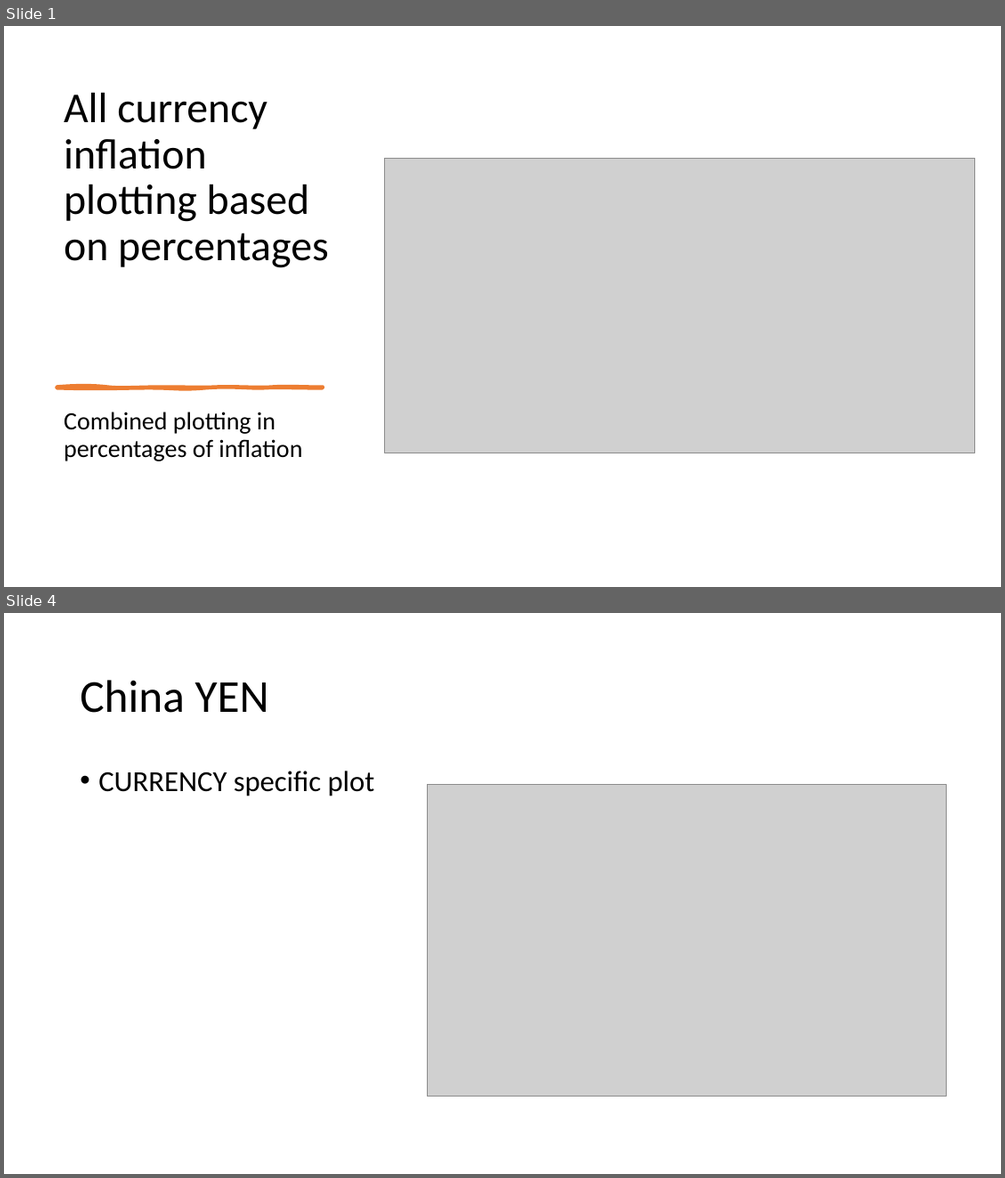
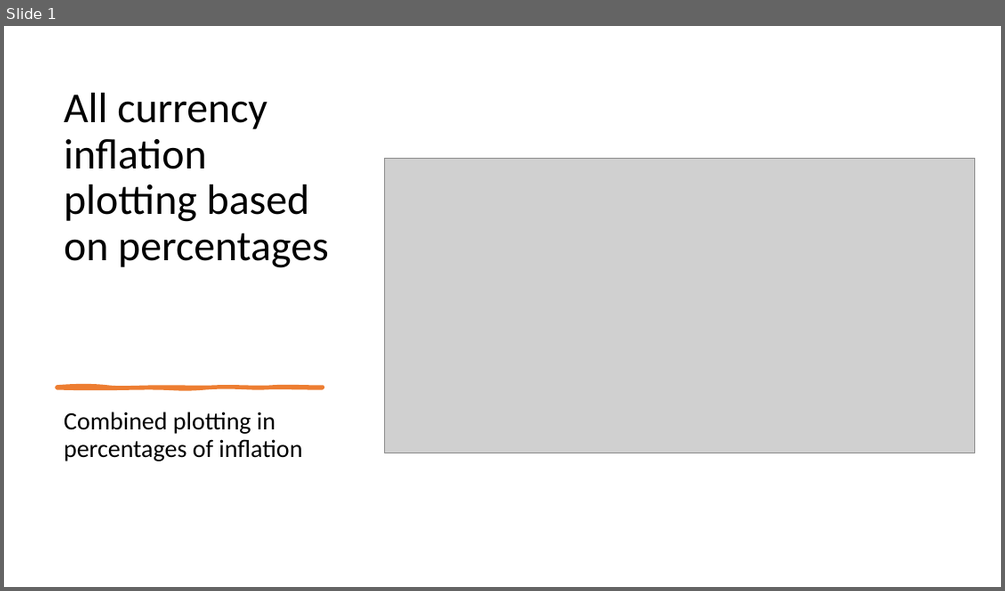
Before and after one commit to BrennanB572/Gold_Price_vs_Inflation, a slide deck: Slideshow with Flow Charts Group Project 1.pptx. Shown one above the other, each under a label of ours: slides 1 and 4 before the commit, slide 1 after it; the slides between them are not shown. The pictures are 1005x1178 and 1005x591 pixels, drawn with LibreOffice and Linux fonts; fonts in the diff are those of the drawing; grey boxes stand for pictures. Boxes give left, top, right and bottom in pixels: in the first picture for what was removed or moved away, otherwise in the second. Text is boxed around its words. In the diff, an @@ line names an element or a change of style, - is before the commit and + after.

```diff
--- a/Slideshow with Flow Charts Group Project 1.pptx
+++ b/Slideshow with Flow Charts Group Project 1.pptx
@@ slide 4 removed at <box>4,613,1001,1174</box>, background #FFFFFF @@
@@ title removed at <box>80,680,269,713</box> @@
-China YEN
@@ text removed at <box>98,771,375,796</box> @@
-• CURRENCY specific plot
@@ picture removed at <box>428,784,947,1096</box> @@
```
Also in this commit, not shown: 2 slides changed, 2 slides added, 1 other slide removed.
